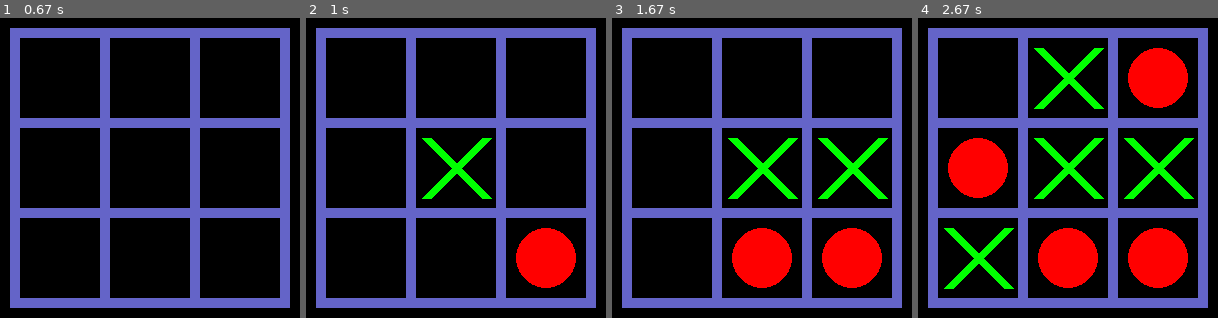
Above: before the commit, frames 1-4 (left to right).
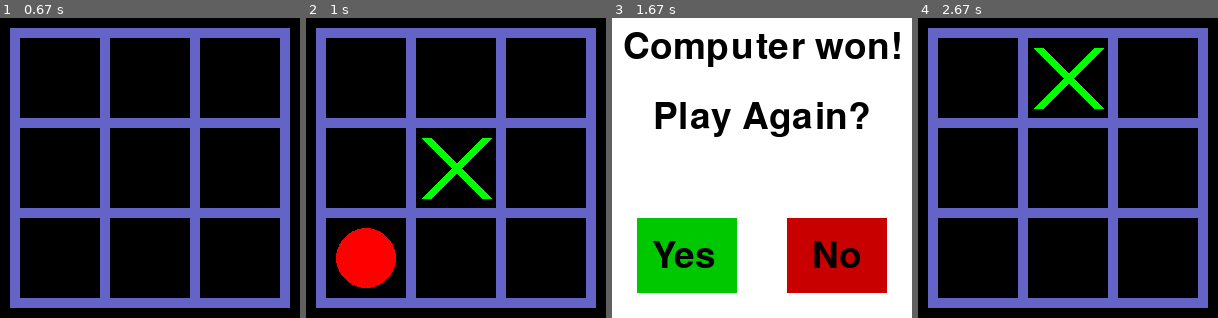
Above: after the commit, the same moments.

Repository: RITESHMOHAPATRA/TIC-TAC-TOE
Game: pygame game, started from Python/pygame1.py
Two runs of this game, one before a commit and one after it. Both use one fixed random seed, a clock stepped at 60 frames per second and the inputs below. The source is Python 2; it was converted automatically to run under Python 3.
Inputs (mouse positions are in pixels of both pictures, inside the frame that each line leads up to):
- Up to frame 1 (0.67 s): click (138, 180) at 0.38 s
- Up to frame 2 (1 s): click (456, 186) at 0.72 s
- Up to frame 3 (1.67 s): click (852, 168) at 1.05 s; tap 2 at 1.33 s
- Up to frame 4 (2.67 s): click (993, 255) at 1.72 s, where only the run after the commit has a clickable "Yes"; click (1137, 162) at 2.05 s, where only the run after the commit has a clickable "P v P"; click (1059, 117) at 2.38 s

Frame 1 is identical in both runs. In frame 2, 6.2% of the frame differs, in the area x 10-90%, y 70-90%; in frame 3, 96%, in the area x 0-100%, y 0-100%; in frame 4, 16%.

Commit message:
Issue related to the AI not working Properly solved

Diff:
--- a/Python/tictactoe.py
+++ b/Python/tictactoe.py
@@ -103,17 +103,24 @@
             return None
 
     def getComputerMove(self,copy):
+
+        tempcopy = copy[:]
+        #this is for checking if the computer can win if he does move in particular cell
         for i in range(1, 10):
-            if self.isSpaceFree(copy, i):
-                self.makeMove(copy, 'O', i)
-                if self.isWinner(copy, 'O'):
+            if self.isSpaceFree(tempcopy, i):
+                tempcopy = self.makeMove(tempcopy, 'O', i)
+                if self.isWinner(tempcopy, 'O'):
                     return i
-        copy = self.getBoardCopy()
+            tempcopy = copy[:]
+
+        #this is to check if the player will win in his next move, the computer will block this move
         for i in range(1, 10):
-            if self.isSpaceFree(copy, i):
-                self.makeMove(copy, 'X', i)
-                if self.isWinner(copy, 'X'):
+            if self.isSpaceFree(tempcopy, i):
+                tempcopy = self.makeMove(tempcopy, 'X', i)
+                if self.isWinner(tempcopy, 'X'):
                     return i
+            tempcopy = copy[:]
+
         copy = self.getBoardCopy()
         move = self.chooseRandomMoveFromList(copy, [1, 3, 7, 9])
         if move != None:
--- a/Python/tictactoeGUI.py
+++ b/Python/tictactoeGUI.py
@@ -48,6 +48,7 @@
           value = self.move(x,y).__minimax(not player)[0]
           if value<best[0]:
             best = (value,(x,y))
+      print 'Best Move', best
       return best
 
   def best(self):
